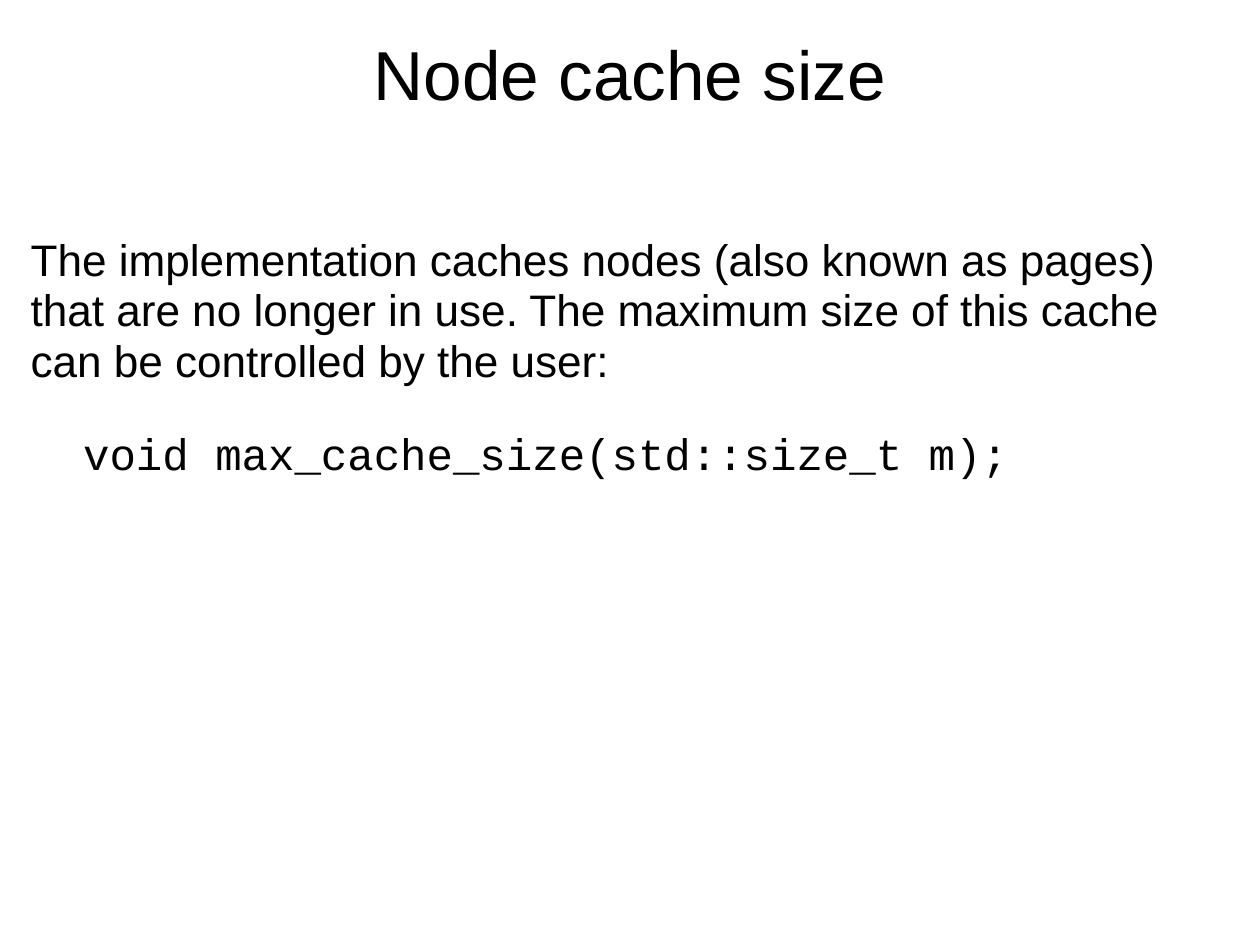
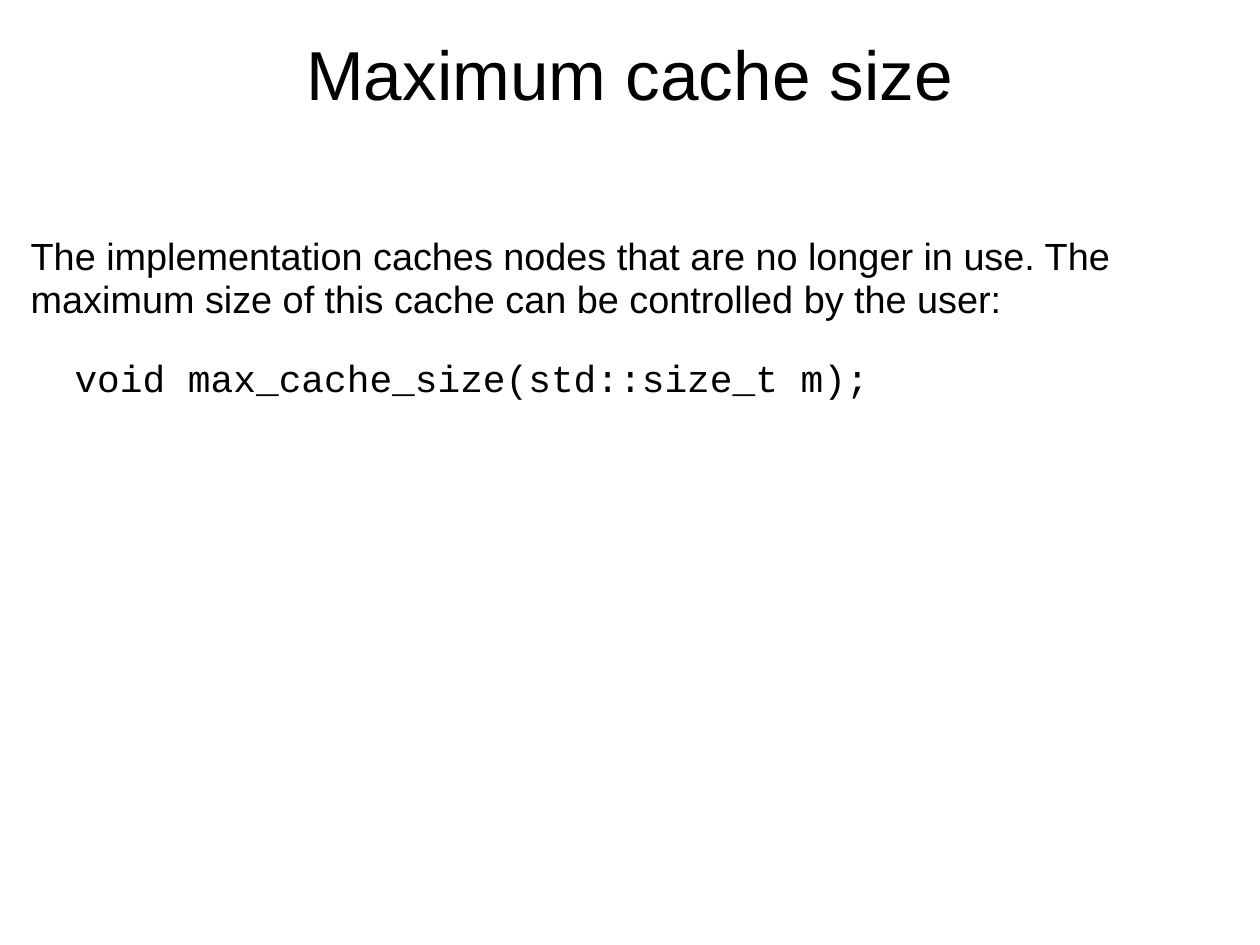
Before and after one commit to Beman/btree, a slide deck: slide 24 of libs/btree/doc/Proposed-B-tree-library.ppt (slide 25 before the commit). Drawn at 1260x945 pixels with LibreOffice and Linux fonts; fonts in the diff are those of the drawing; background and template pictures are left out. Boxes give left, top, right and bottom in pixels: in the first picture for what was removed or moved away, otherwise in the second. Text is boxed around its words. In the diff, an @@ line names an element or a change of style, - is before the commit and + after.

```diff
--- a/libs/btree/doc/Proposed-B-tree-library.ppt
+++ b/libs/btree/doc/Proposed-B-tree-library.ppt
@@ title at (306, 49, 953, 101): text changed @@
-Node cache size
+Maximum cache size
@@ text at (31, 242, 1110, 400): text changed; size 28 to 24 pt @@
-The implementation caches nodes (also known as pages) that are no longer in use. The maximum size of this cache can be controlled by the user:
-void max_cache_size(std::size_t m);
+The implementation caches nodes that are no longer in use. The maximum size of this cache can be controlled by the user:
+void max_cache_size(std::size_t m);
```
Also in this commit, not shown: 11 other slides changed, 5 slides added, 6 other files.
